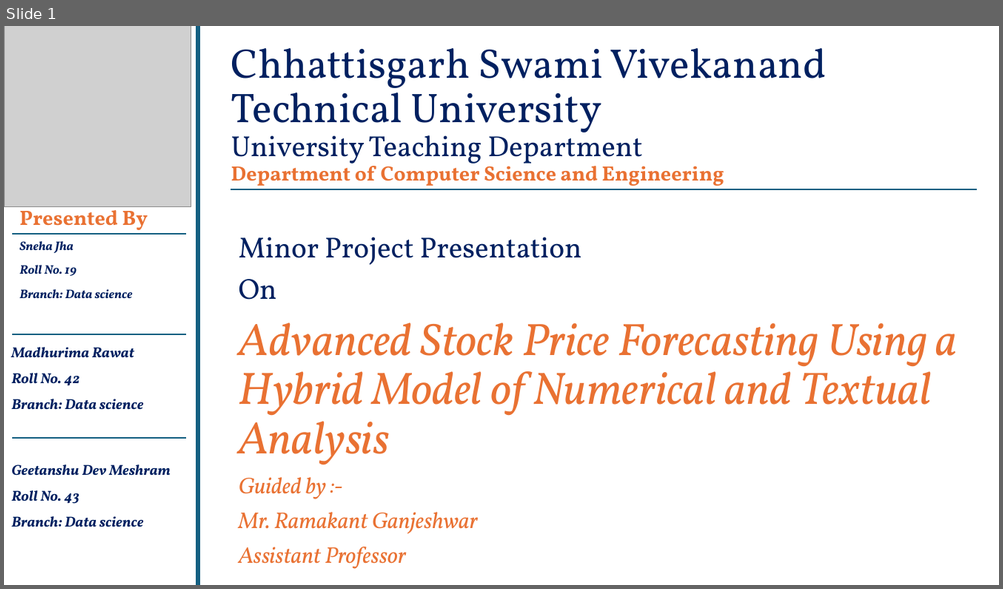
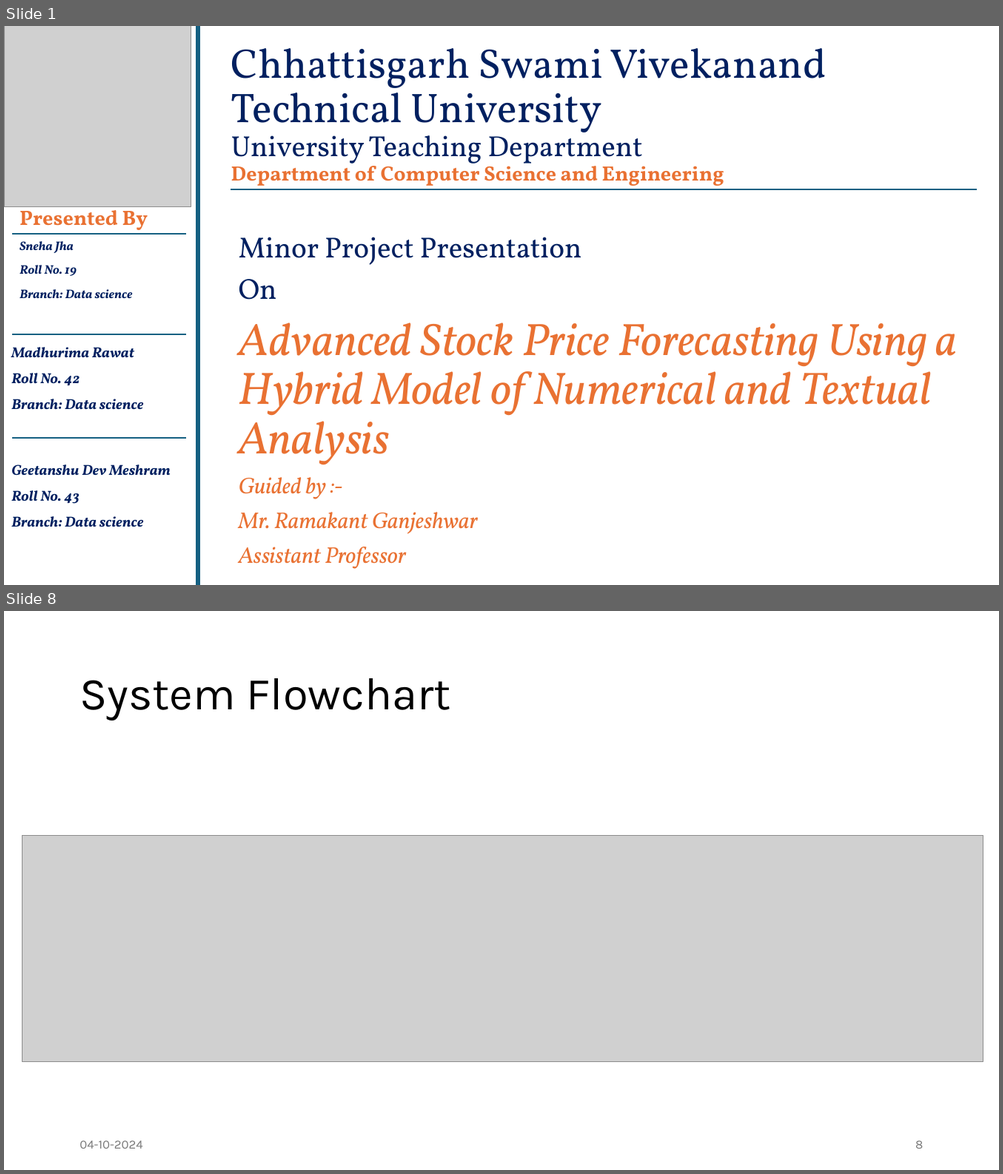
Before and after one commit to vanshaj9067/Stock-Market-Prediction, a slide deck: Documents/Minor Project Progress.pptx. Shown one above the other, each under a label of ours: slide 1 before the commit, slides 1 and 8 after it; the slides between them are not shown. The pictures are 1003x589 and 1003x1174 pixels, drawn with LibreOffice and Linux fonts; fonts in the diff are those of the drawing; grey boxes stand for pictures; background and template pictures are left out. Boxes give left, top, right and bottom in pixels: in the first picture for what was removed or moved away, otherwise in the second. Text is boxed around its words. In the diff, an @@ line names an element or a change of style, - is before the commit and + after.

Commit message:
Added updated presentation and flowchart
Added updated presentation and flowchart for project

```diff
--- a/Documents/Minor Project Progress.pptx
+++ b/Documents/Minor Project Progress.pptx
@@ slide 8 added at [4,611,999,1170], background #FFFFFF @@
@@ title added at [79,678,451,721], 44 pt, text #000000 @@
+System Flowchart
@@ picture added at [22,835,982,1062] @@
@@ text added at [79,1141,142,1149], 12 pt, text #797979 @@
+04-10-2024
@@ page number added at [915,1141,922,1149], 12 pt, text #797979 @@
+8
```
Also in this commit, not shown: 19 slides changed, 1 other file.
